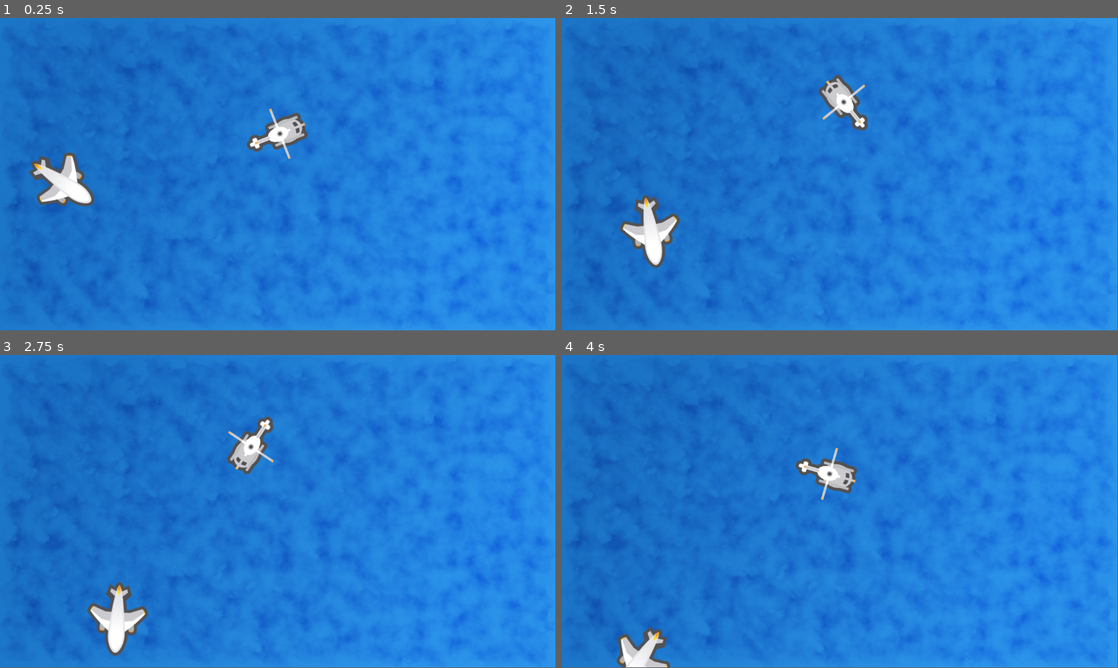
Above: before the commit, frames 1-4 (two rows, left to right).
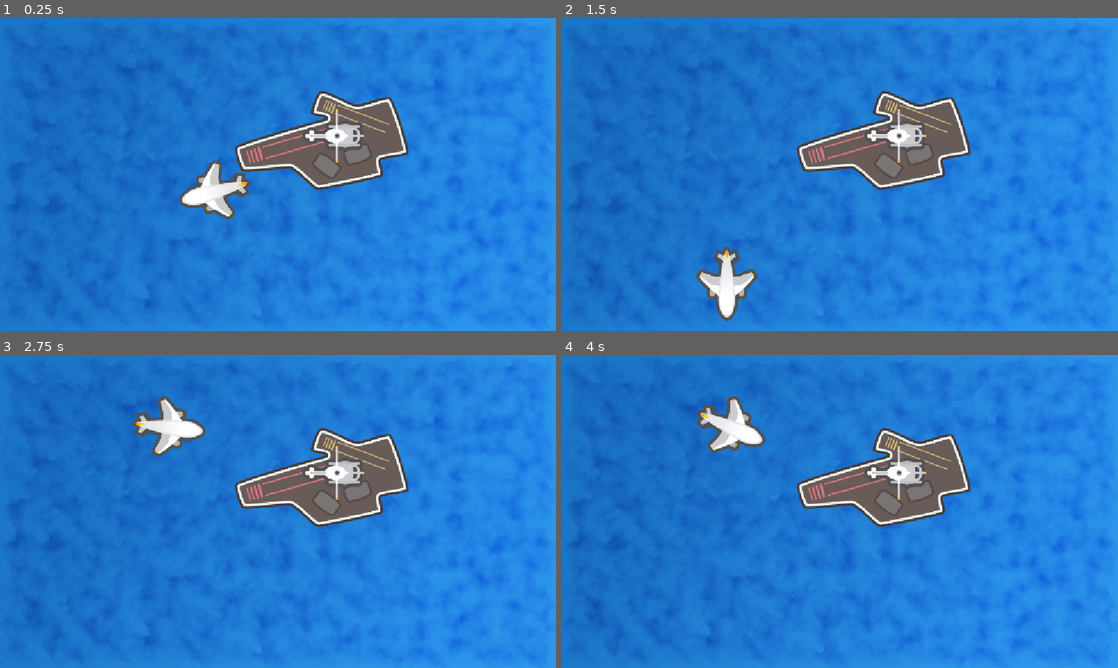
Above: after the commit, the same moments.

Repository: Erscheinung/Godot-Development-Exercises
Game: Godot game, scene res://Scenes/Ocean/Ocean.tscn
Two runs of this game, one before a commit and one after it. Both use one fixed random seed, a clock stepped at 60 frames per second and the inputs below.
Inputs (mouse positions are in pixels of both pictures, inside the frame that each line leads up to):
- Up to frame 1 (0.25 s): no input
- Up to frame 2 (1.5 s): tap Enter (ui_accept) at 0.5, 1.35 s; move the mouse to (962, 158) at 0.52 s; hold Right (ui_right) 0.53-1.28 s; hold Enter (ui_accept) 0.53-1.28 s; move the mouse to (728, 190) at 1.27 s; hold Left (ui_left) from 1.28 s (still down)
- Up to frame 3 (2.75 s): tap Enter (ui_accept) at 1.52, 1.82 s; move the mouse to (333, 442) at 2.02 s; release Left (ui_left) at 2.03 s; hold Right (ui_right) from 2.03 s (still down); hold Enter (ui_accept) from 2.03 s (still down)
- Up to frame 4 (4 s): move the mouse to (812, 574) at 2.77 s; release Enter (ui_accept) at 2.78 s; tap Enter (ui_accept) at 2.85, 3.02, 3.32 s; move the mouse to (1006, 558) at 3.52 s; release Right (ui_right) at 3.53 s; hold Left (ui_left) from 3.53 s (still down); hold Enter (ui_accept) from 3.53 s (still down)
The window is 799x449 before the commit and 800x450 after it. Grey fills any space a smaller window leaves; there, only what the larger window draws over its background counts as a difference.

The runs differ from the first frame. In frame 1, 8.6% of the frame differs, in the area x 0-74%, y 23-100%; in frame 2, 9.2%; in frame 3, 9.3%, in the area x 0-74%, y 13-100%; in frame 4, 8.3%.

Commit message:
foundations completed

Diff:
--- a/Code/foundations/Scenes/Ocean/Ocean.gd
+++ b/Code/foundations/Scenes/Ocean/Ocean.gd
@@ -1,8 +1,9 @@
 extends Node2D
 
 
-@onready var plane: Sprite2D = $Plane
+@onready var plane: Sprite2D = %Plane
 @onready var heli: Sprite2D = $Heli
+@onready var eating_sound: AudioStreamPlayer = $"Eating Sound"
 
 # Called when the node enters the scene tree for the first time.
 func _ready() -> void:
@@ -10,12 +11,18 @@
 
 # Called every frame. 'delta' is the elapsed time since the previous frame.
 func _process(delta: float) -> void:
-	plane.move_local_x(100*delta)
-	heli.move_local_x(60*delta)
-	heli.rotate(-1.5*delta)
+	#var dir: Vector2 = plane.position.direction_to(heli.position)
+	plane.look_at(get_global_mouse_position())
+	plane.move_local_x(200)
+	#heli.position.y += 20.0 * delta
+	#heli.move_local_x(60*delta)
+	#heli.rotate(-1.5*delta)
 
 
 	if Input.is_action_pressed("ui_left"):
 		plane.rotate(-1.5 * delta)
 	if Input.is_action_pressed("ui_right"):
 		plane.rotate(1.5 * delta)
+	if Input.is_action_pressed("ui_accept"):
+		#eating_sound.play()
+		plane.global_position = Vector2(350,150)
--- a/Code/foundations/Scenes/Ocean/Ocean.tscn
+++ b/Code/foundations/Scenes/Ocean/Ocean.tscn
@@ -4,19 +4,29 @@
 [ext_resource type="Script" uid="uid://o1mpnu2dt751" path="res://Scenes/Ocean/Ocean.gd" id="1_y20wh"]
 [ext_resource type="Texture2D" uid="uid://c53g56c0jn52j" path="res://Assets/Plane.png" id="2_y20wh"]
 [ext_resource type="Texture2D" uid="uid://y6qh7u7617t3" path="res://Assets/Helicopter.png" id="3_fyc3p"]
+[ext_resource type="AudioStream" uid="uid://b5q3dlxd04me4" path="res://Assets/eating.wav" id="5_fyc3p"]
+[ext_resource type="Texture2D" uid="uid://f5jfm640frq1" path="res://Assets/Carrier.png" id="5_t11xa"]
 
 [node name="Ocean" type="Node2D" unique_id=1381039952]
 script = ExtResource("1_y20wh")
 
-[node name="Sprite2D" type="Sprite2D" parent="." unique_id=696290525]
+[node name="Water" type="Sprite2D" parent="." unique_id=696290525]
 texture = ExtResource("1_2ucyk")
 centered = false
 
-[node name="Plane" type="Sprite2D" parent="." unique_id=1921542916]
-position = Vector2(109, 328)
-rotation = 0.58654416
-texture = ExtResource("2_y20wh")
+[node name="Carrier" type="Sprite2D" parent="." unique_id=2008552503]
+position = Vector2(667, 254)
+texture = ExtResource("5_t11xa")
 
 [node name="Heli" type="Sprite2D" parent="." unique_id=470610715]
-position = Vector2(558, 246)
+position = Vector2(690, 244)
 texture = ExtResource("3_fyc3p")
+
+[node name="Eating Sound" type="AudioStreamPlayer" parent="." unique_id=1434208572]
+stream = ExtResource("5_fyc3p")
+volume_db = -14.596
+
+[node name="Plane" type="Sprite2D" parent="." unique_id=1921542916]
+unique_name_in_owner = true
+position = Vector2(638, 307)
+texture = ExtResource("2_y20wh")
--- a/Code/foundations/project.godot
+++ b/Code/foundations/project.godot
@@ -15,6 +15,10 @@
 config/features=PackedStringArray("4.6", "Mobile")
 config/icon="res://icon.svg"
 
+[display]
+
+window/stretch/mode="canvas_items"
+
 [physics]
 
 3d/physics_engine="Jolt Physics"
